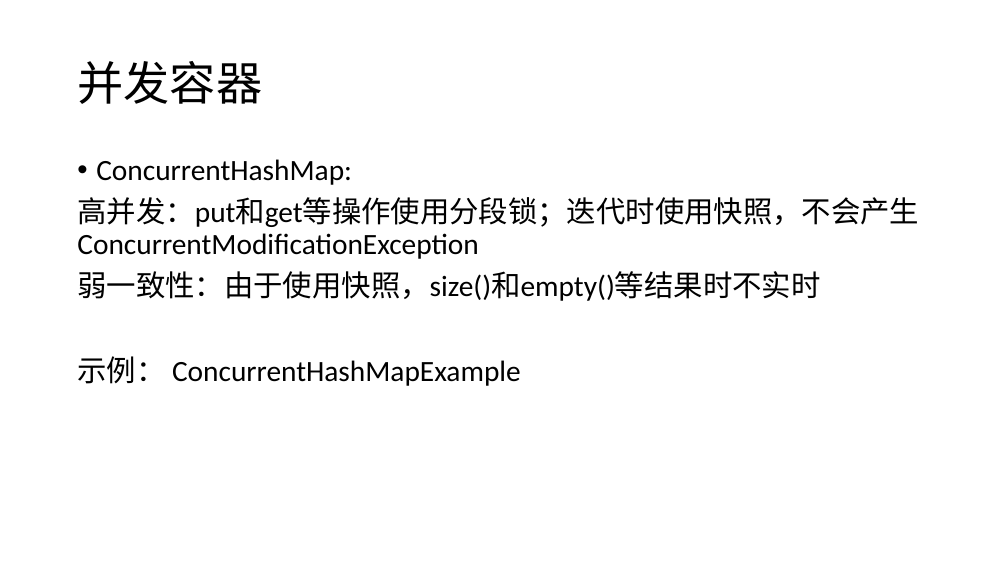
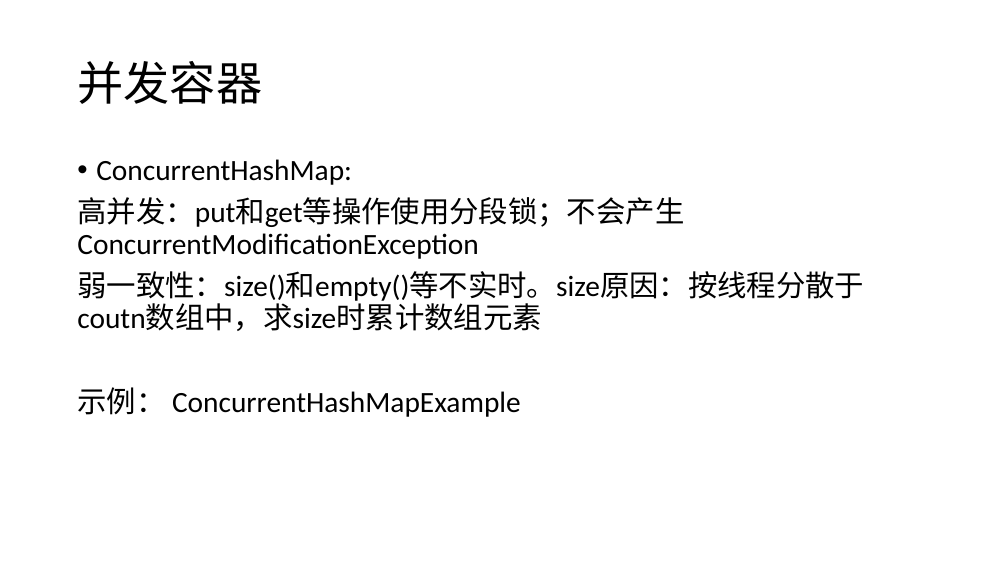
Before and after one commit to GerogeLeon/multithread_demo, a slide deck: slide 27 of JAVA并发编程.pptx. Drawn at 1008x567 pixels with LibreOffice and Linux fonts; fonts in the diff are those of the drawing. Boxes give left, top, right and bottom in pixels: in the first picture for what was removed or moved away, otherwise in the second. Text is boxed around its words. In the diff, an @@ line names an element or a change of style, - is before the commit and + after.

```diff
--- a/JAVA并发编程.pptx
+++ b/JAVA并发编程.pptx
@@ text at bbox=[77, 197, 864, 331]: text changed @@
-高并发：put和get等操作使用分段锁；迭代时使用快照，不会产生 ConcurrentModificationException
-弱一致性：由于使用快照，size()和empty()等结果时不实时
+高并发：put和get等操作使用分段锁；不会产生 ConcurrentModificationException
+弱一致性：size()和empty()等不实时。size原因：按线程分散于coutn数组中，求size时累计数组元素
```
Also in this commit, not shown: 1 other slide changed, 1 slide added, 4 other files.
